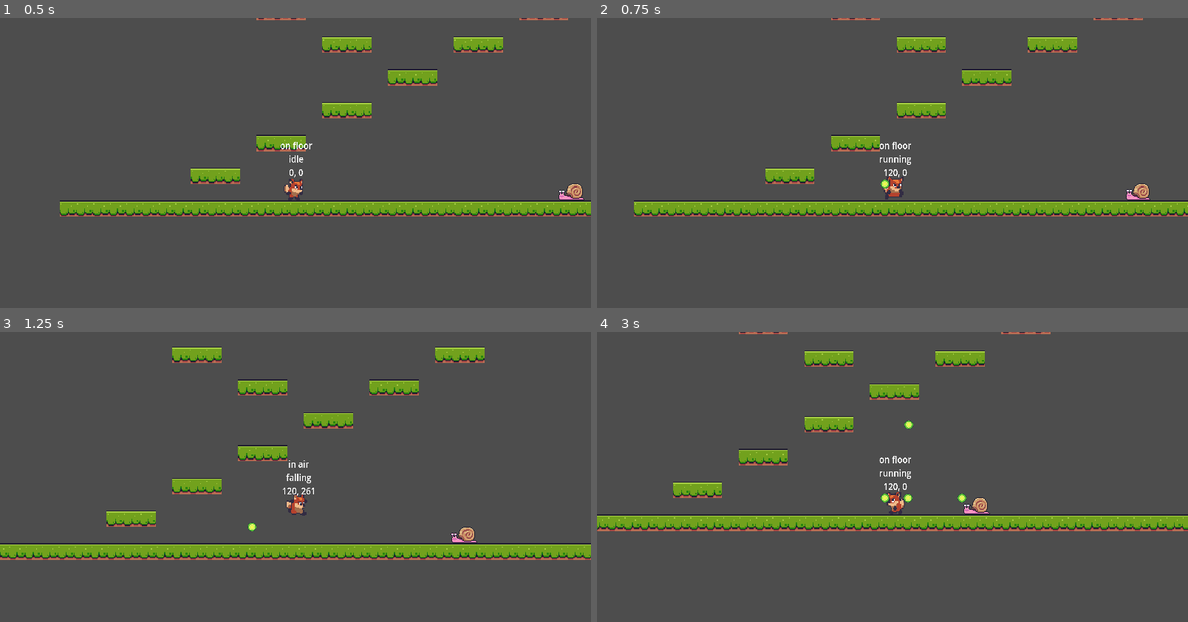
Above: before the commit, frames 1-4 (two rows, left to right).
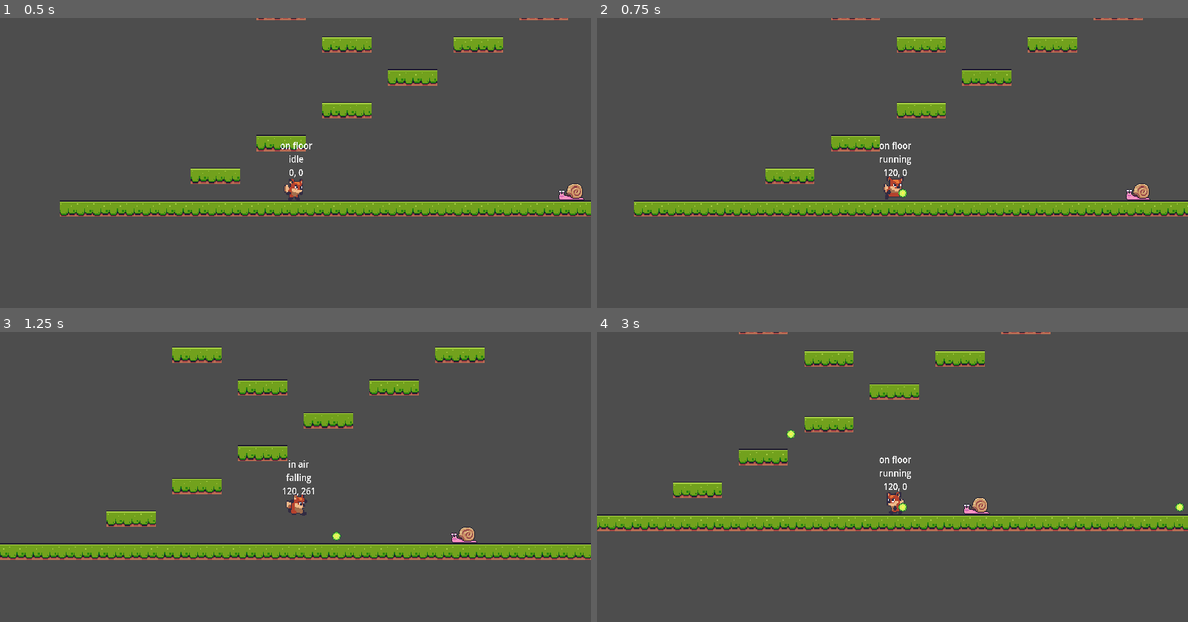
Above: after the commit, the same moments.

Repository: fj0lverkr/FoxAntics
Game: Godot game, scene res://scenes/level_base/level_base.tscn
The game is run twice, just before and just after one commit, with the same random seed, the same clock (stepped at 60 frames per second) and the same inputs. The project has no main scene, so this scene is started directly.
Inputs (mouse positions are in pixels of both pictures, inside the frame that each line leads up to):
- Up to frame 1 (0.5 s): no input
- Up to frame 2 (0.75 s): move the mouse to (1022, 168) at 0.52 s; hold D (right) from 0.53 s (still down); click (1022, 168) at 0.6 s
- Up to frame 3 (1.25 s): keep holding D (right); tap W (up) at 0.77 s
- Up to frame 4 (3 s): move the mouse to (774, 514) at 1.27 s; click (774, 514) at 1.35 s; tap W (up) at 1.52 s; move the mouse to (951, 424) at 2.02 s; release D (right) at 2.03 s; hold A (left) 2.03-2.78 s; click (951, 424) at 2.1 s; move the mouse to (862, 564) at 2.77 s; hold D (right) from 2.78 s (still down); click (862, 564) at 2.85 s

Frame 1 is identical in both runs. In frame 2, less than 0.1% of the frame differs, in the area x 48-53%, y 55-63%; in frame 3, less than 0.1%; in frame 4, 0.3%, in the area x 32-100%, y 30-63%.

Commit message:
Implement shooter

Diff:
--- a/scenes/enemies/eagle/eagle.gd
+++ b/scenes/enemies/eagle/eagle.gd
@@ -3,6 +3,7 @@
 @onready var animated_sprite: AnimatedSprite2D = $"AnimatedSprite2D"
 @onready var turn_timer: Timer = $"TurnTimer"
 @onready var player_detector: RayCast2D = $"PlayerDetector"
+@onready var shooter: Shooter = $"Shooter"
 
 const FLY_SPEED: Vector2 = Vector2(35, 15)
 
@@ -11,6 +12,8 @@
 func _physics_process(delta: float) -> void:
 	super._physics_process(delta)
 	velocity = _fly_direction
+	if player_detector.is_colliding():
+		_shoot()
 
 	move_and_slide()
 
@@ -29,6 +32,9 @@
 	_flip()
 	turn_timer.start()
 
+func _shoot() -> void:
+	shooter.shoot(Vector2.DOWN)
+
 func _on_turn_timer_timeout() -> void:
 	fly()
 
--- a/scenes/enemies/eagle/eagle.tscn
+++ b/scenes/enemies/eagle/eagle.tscn
@@ -1,8 +1,9 @@
-[gd_scene load_steps=11 format=3 uid="uid://ba44u54lvxytj"]
+[gd_scene load_steps=12 format=3 uid="uid://ba44u54lvxytj"]
 
 [ext_resource type="PackedScene" uid="uid://daos372jp6yl5" path="res://scenes/enemies/base_enemy/base_enemy.tscn" id="1_yawp4"]
 [ext_resource type="Script" path="res://scenes/enemies/eagle/eagle.gd" id="2_t2v5r"]
 [ext_resource type="Texture2D" uid="uid://cbl1of7ww50pm" path="res://assets/enemies/eagle/eagle-attack.png" id="3_t1vk1"]
+[ext_resource type="PackedScene" uid="uid://bmytss08as72k" path="res://scenes/shooter/shooter.tscn" id="4_8jxoj"]
 
 [sub_resource type="AtlasTexture" id="AtlasTexture_lnpfp"]
 atlas = ExtResource("3_t1vk1")
@@ -65,9 +66,16 @@
 scale = Vector2(0.75, 0.75)
 target_position = Vector2(0, 200)
 collision_mask = 2
+collide_with_areas = true
+collide_with_bodies = false
 
 [node name="CollisionShape2D" type="CollisionShape2D" parent="HitBox" index="0"]
 position = Vector2(-1, 4)
 shape = SubResource("CircleShape2D_bjyaa")
 
+[node name="Shooter" parent="." index="6" instance=ExtResource("4_8jxoj")]
+position = Vector2(0, 12)
+speed = 120.0
+bullet_type = 1
+
 [connection signal="timeout" from="TurnTimer" to="." method="_on_turn_timer_timeout"]
--- a/scenes/level_base/level_base.tscn
+++ b/scenes/level_base/level_base.tscn
@@ -1,10 +1,11 @@
-[gd_scene load_steps=6 format=3 uid="uid://drtg2uh7n8ekw"]
+[gd_scene load_steps=7 format=3 uid="uid://drtg2uh7n8ekw"]
 
 [ext_resource type="Script" path="res://scenes/level_base/level_base.gd" id="1_ayshk"]
 [ext_resource type="TileSet" uid="uid://dphscjskhiwjc" path="res://scenes/level_base/atlas_terrain.tres" id="1_do10c"]
 [ext_resource type="PackedScene" uid="uid://8bmjf3irw4eo" path="res://scenes/player_camera/player_cam.tscn" id="2_my282"]
 [ext_resource type="PackedScene" uid="uid://bks6djiqfqgtd" path="res://scenes/player/player.tscn" id="3_3pop5"]
 [ext_resource type="PackedScene" uid="uid://bkj7o6rq6p5ft" path="res://scenes/enemies/snail/snail.tscn" id="5_01qs4"]
+[ext_resource type="PackedScene" uid="uid://ba44u54lvxytj" path="res://scenes/enemies/eagle/eagle.tscn" id="6_q52te"]
 
 [node name="LevelBase" type="Node2D"]
 script = ExtResource("1_ayshk")
@@ -24,3 +25,6 @@
 
 [node name="Snail" parent="." instance=ExtResource("5_01qs4")]
 position = Vector2(466, -30)
+
+[node name="Eagle" parent="." instance=ExtResource("6_q52te")]
+position = Vector2(501, -351)
--- a/scenes/player/player.gd
+++ b/scenes/player/player.gd
@@ -6,6 +6,7 @@
 @onready var animation_player: AnimationPlayer = $"AnimationPlayer"
 @onready var audio_player: AudioStreamPlayer2D = $"Audio"
 @onready var debug_label: Label = $"DebugLabel"
+@onready var shooter: Shooter = $"Shooter"
 
 const RUN_SPEED: float = 120.0
 const MAX_FALL_SPEED: float = 400.0
@@ -41,8 +42,7 @@
 		velocity.y = JUMP_VELOCITY
 
 	if Input.is_action_just_pressed("shoot"):
-		var bullet_dir: Vector2 = Vector2.RIGHT if _player_direction == PLAYER_DIRECTION.RIGHT else Vector2.LEFT
-		ObjectMaker.create_bullet(bullet_dir, 20.0, 50.0, global_position, ObjectMaker.BULLET.PLAYER)
+		_shoot()
 
 	velocity.y = clampf(velocity.y, JUMP_VELOCITY, MAX_FALL_SPEED)
 
@@ -92,5 +92,9 @@
 		velocity.y
 	]
 
+func _shoot() -> void:
+	var bullet_dir: Vector2 = Vector2.RIGHT if _player_direction == PLAYER_DIRECTION.RIGHT else Vector2.LEFT
+	shooter.shoot(bullet_dir)
+
 func _on_hit_box_area_entered(area: Area2D) -> void:
 	print("Player hitbox hit by %s." % area)
--- a/scenes/player/player.tscn
+++ b/scenes/player/player.tscn
@@ -1,7 +1,8 @@
-[gd_scene load_steps=13 format=3 uid="uid://bks6djiqfqgtd"]
+[gd_scene load_steps=14 format=3 uid="uid://bks6djiqfqgtd"]
 
 [ext_resource type="Texture2D" uid="uid://xtrelqw6oaqx" path="res://assets/player/player.png" id="1_1mmut"]
 [ext_resource type="Script" path="res://scenes/player/player.gd" id="1_g65jn"]
+[ext_resource type="PackedScene" uid="uid://bmytss08as72k" path="res://scenes/shooter/shooter.tscn" id="3_yyc7g"]
 
 [sub_resource type="RectangleShape2D" id="RectangleShape2D_f44yj"]
 size = Vector2(13, 19)
@@ -158,11 +159,15 @@
 [node name="Audio" type="AudioStreamPlayer2D" parent="."]
 
 [node name="HitBox" type="Area2D" parent="."]
-collision_layer = 0
+collision_layer = 2
 collision_mask = 4
 
 [node name="CollisionShape2D" type="CollisionShape2D" parent="HitBox"]
 position = Vector2(-1, 6)
 shape = SubResource("CapsuleShape2D_0spis")
 
+[node name="Shooter" parent="." instance=ExtResource("3_yyc7g")]
+position = Vector2(0, 9)
+speed = 180.0
+
 [connection signal="area_entered" from="HitBox" to="." method="_on_hit_box_area_entered"]
--- /dev/null
+++ b/scenes/shooter/shooter.gd
@@ -0,0 +1,28 @@
+extends Node2D
+
+class_name Shooter
+
+@onready var sound: AudioStreamPlayer2D = $"Sound"
+@onready var shoot_timer: Timer = $"ShootTimer"
+
+@export var speed: float = 50.0
+@export var life_span: float = 10.0
+@export var bullet_type: ObjectMaker.BULLET
+@export var shoot_delay: float = 0.7
+
+var _can_shoot: bool = true
+
+func _ready() -> void:
+	shoot_timer.wait_time = shoot_delay
+
+func shoot(direction: Vector2) -> void:
+	if not _can_shoot:
+		return
+
+	_can_shoot = false
+	SoundManager.play_sound_2d(sound, SoundManager.LASER)
+	ObjectMaker.create_bullet(direction, life_span, speed, global_position, bullet_type)
+	shoot_timer.start()
+
+func _on_shoot_timer_timeout() -> void:
+	_can_shoot = true
--- /dev/null
+++ b/scenes/shooter/shooter.tscn
@@ -0,0 +1,12 @@
+[gd_scene load_steps=2 format=3 uid="uid://bmytss08as72k"]
+
+[ext_resource type="Script" path="res://scenes/shooter/shooter.gd" id="1_wpycx"]
+
+[node name="Shooter" type="Node2D"]
+script = ExtResource("1_wpycx")
+
+[node name="Sound" type="AudioStreamPlayer2D" parent="."]
+
+[node name="ShootTimer" type="Timer" parent="."]
+
+[connection signal="timeout" from="ShootTimer" to="." method="_on_shoot_timer_timeout"]
